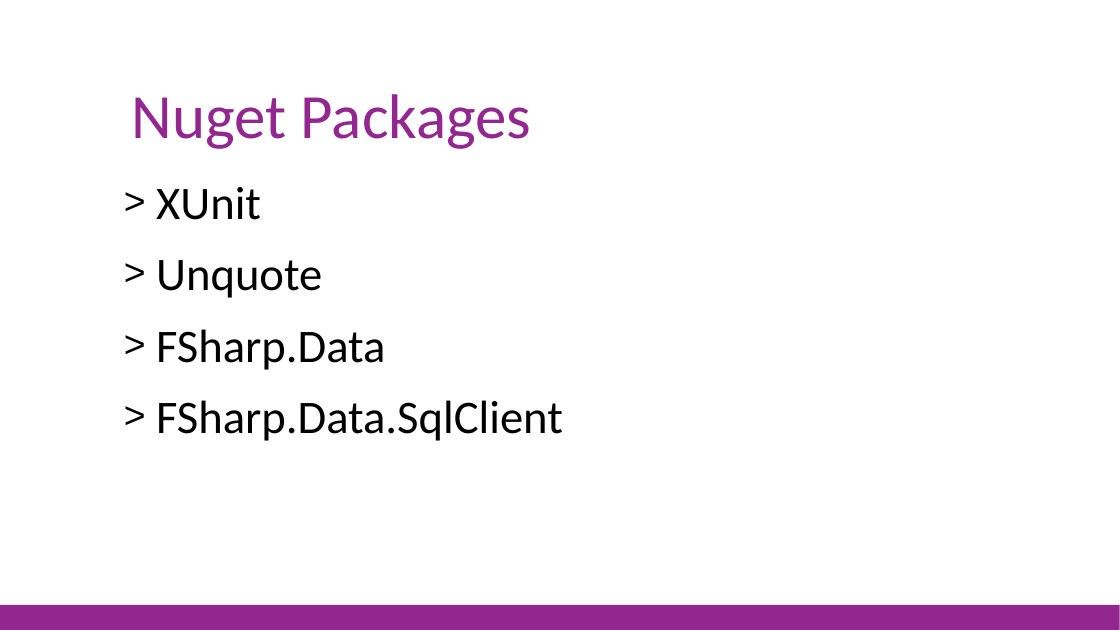
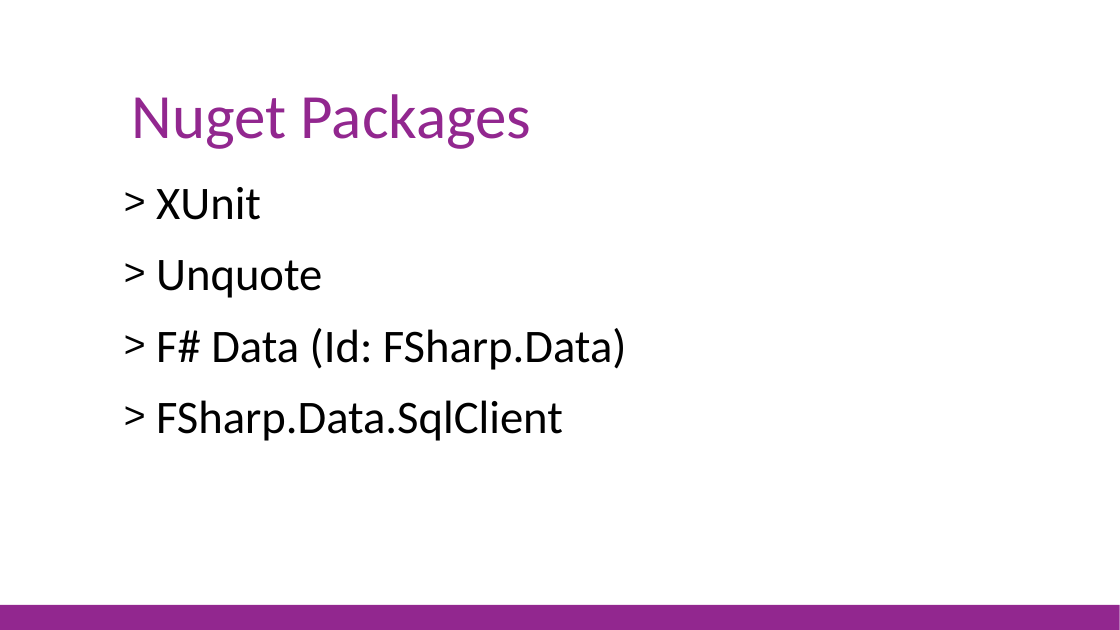
Before and after one commit to jorgef/fsharpworkshop, a slide deck: slide 6 of FSharpWorkshop_Slides.pptx. Drawn at 1120x630 pixels with LibreOffice and Linux fonts; fonts in the diff are those of the drawing. Boxes give left, top, right and bottom in pixels: in the first picture for what was removed or moved away, otherwise in the second. Text is boxed around its words. In the diff, an @@ line names an element or a change of style, - is before the commit and + after.

```diff
--- a/FSharpWorkshop_Slides.pptx
+++ b/FSharpWorkshop_Slides.pptx
@@ text at box(156, 328, 626, 370): text changed @@
-> FSharp.Data
+> F# Data (Id: FSharp.Data)
```
Also in this commit, not shown: 1 other slide changed, 5 other files.
